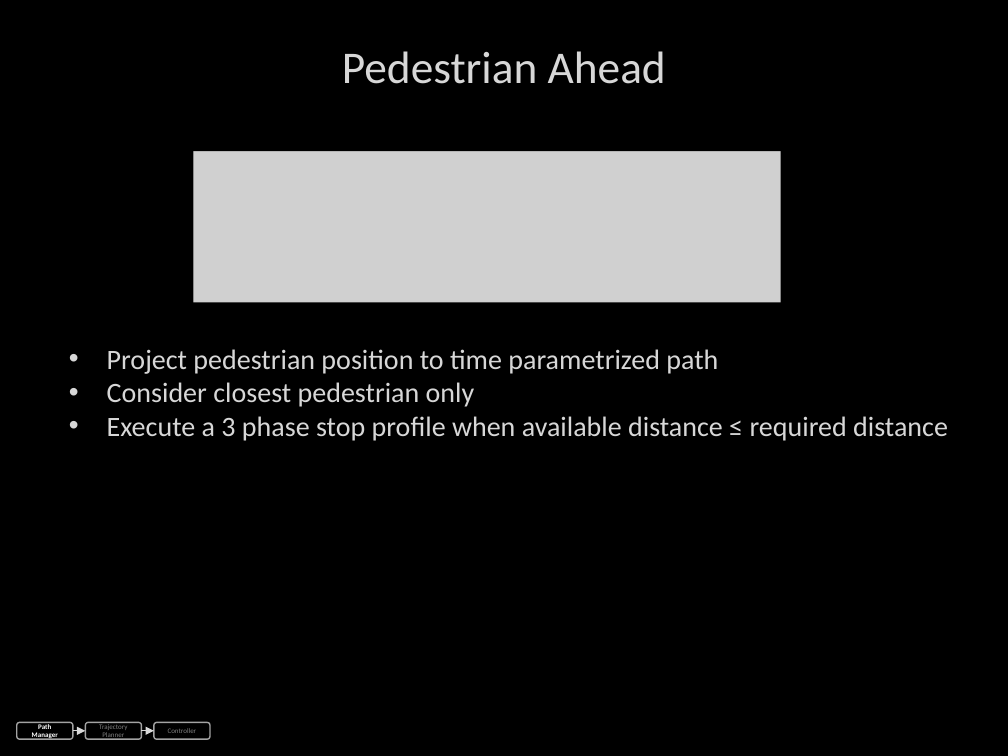
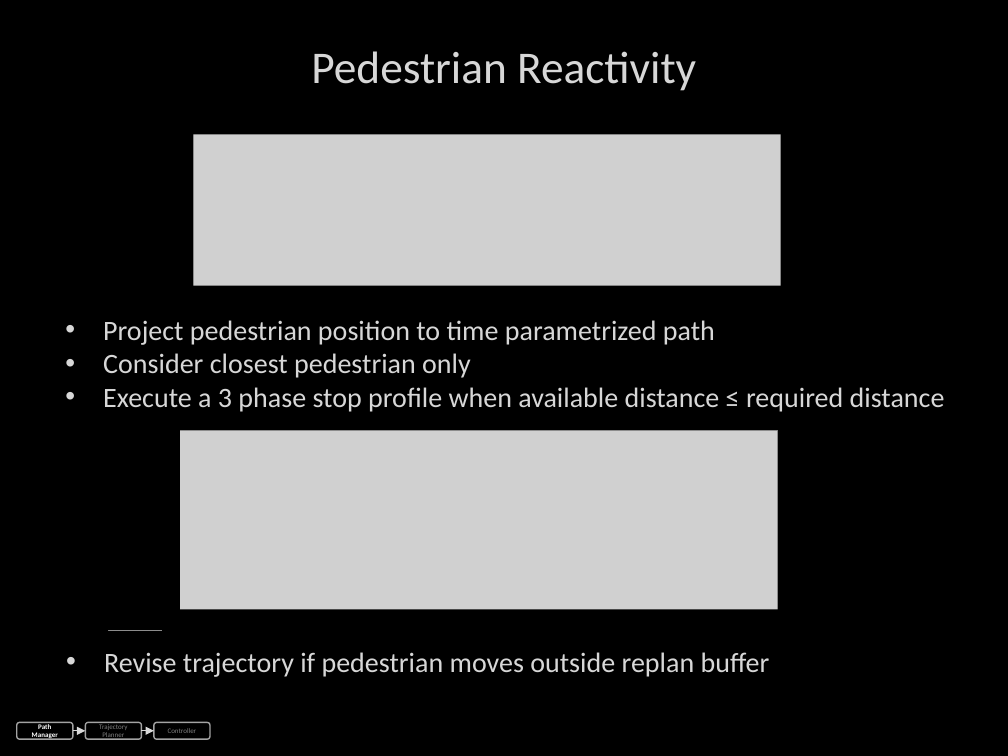
Before and after one commit to ozymandium/IVS-2016, a slide deck: slide 9 of iv2016slides.pptx. Drawn at 1008x756 pixels with LibreOffice and Linux fonts; fonts in the diff are those of the drawing; grey boxes stand for pictures. Boxes give left, top, right and bottom in pixels: in the first picture for what was removed or moved away, otherwise in the second. Text is boxed around its words. In the diff, an @@ line names an element or a change of style, - is before the commit and + after.

```diff
--- a/iv2016slides.pptx
+++ b/iv2016slides.pptx
@@ title at (x1=311, y1=51, x2=696, y2=91): text changed @@
-Pedestrian Ahead
+Pedestrian Reactivity
@@ 3 rectangles, 1 picture moved together from (x1=176, y1=109, x2=1008, y2=362) to (x1=176, y1=93, x2=1008, y2=345) @@
@@ text "Project pedestrian position to time ..." moved from (x1=107, y1=349, x2=948, y2=441) to (x1=103, y1=320, x2=945, y2=412) @@
@@ rectangle added at (x1=73, y1=411, x2=179, y2=630), fill #000000 @@
@@ picture added at (x1=109, y1=431, x2=778, y2=631) @@
@@ rectangle added at (x1=162, y1=609, x2=795, y2=638), fill #000000 @@
@@ text added at (x1=104, y1=652, x2=770, y2=677), 20 pt, text #D7D7D7 @@
+• Revise trajectory if pedestrian moves outside replan buffer
```
Also in this commit, not shown: 4 other slides changed, 1 slide removed, 1 other file.
